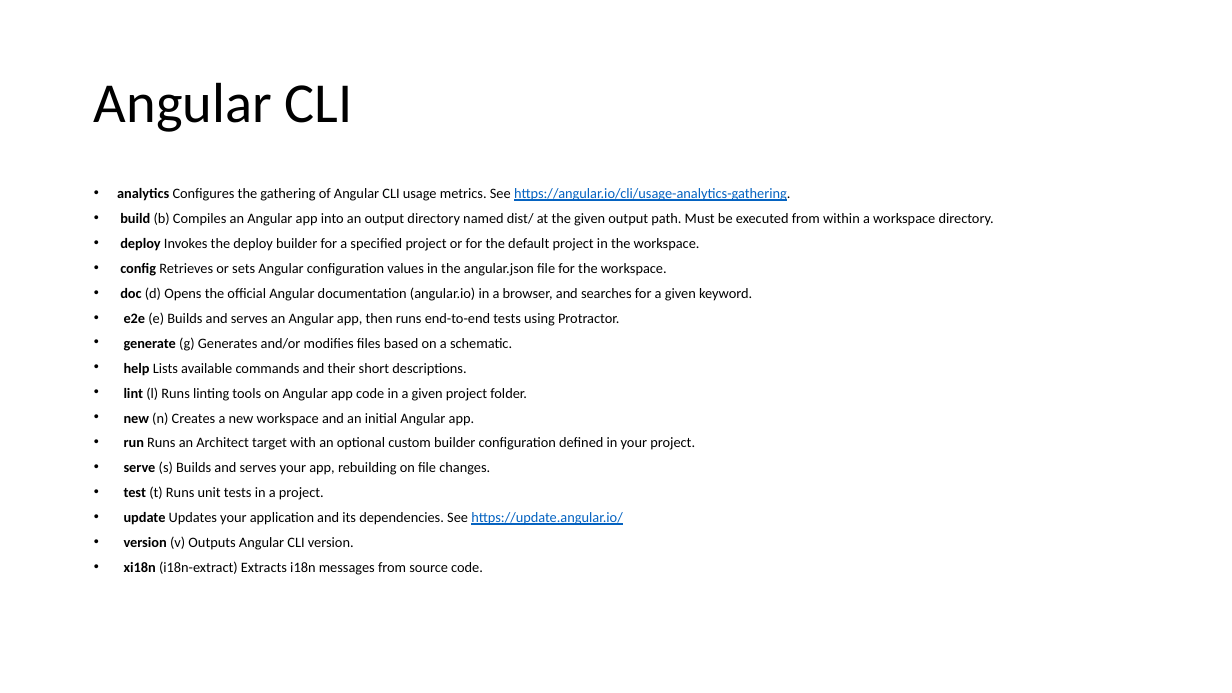
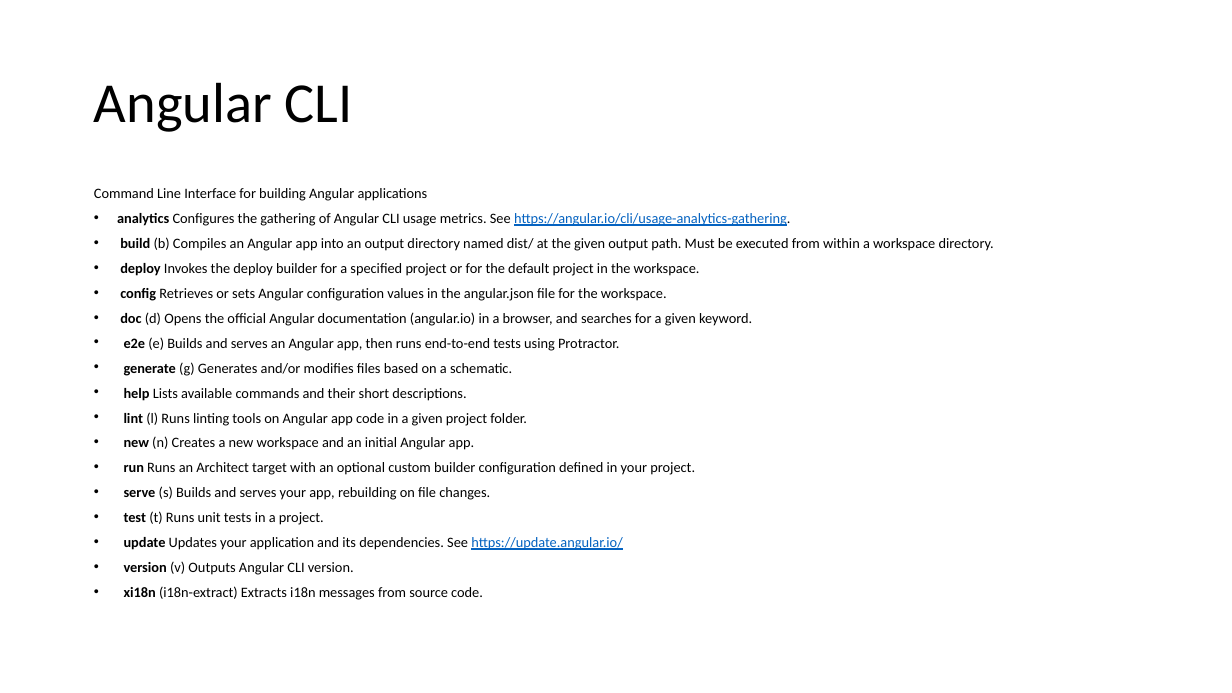
Before and after one commit to sitaramgarlapati/angularDemo, a slide deck: slide 20 of slides/Ang Sessions.pptx. Drawn at 1232x693 pixels with LibreOffice and Linux fonts; fonts in the diff are those of the drawing. Boxes give left, top, right and bottom in pixels: in the first picture for what was removed or moved away, otherwise in the second. Text is boxed around its words. In the diff, an @@ line names an element or a change of style, - is before the commit and + after.

```diff
--- a/slides/Ang Sessions.pptx
+++ b/slides/Ang Sessions.pptx
@@ text at (x1=94, y1=188, x2=428, y2=201): paragraph added @@
+Command Line Interface for building Angular applications
```
Also in this commit, not shown: 5 other slides changed, 5 slides added, 10 other files.
